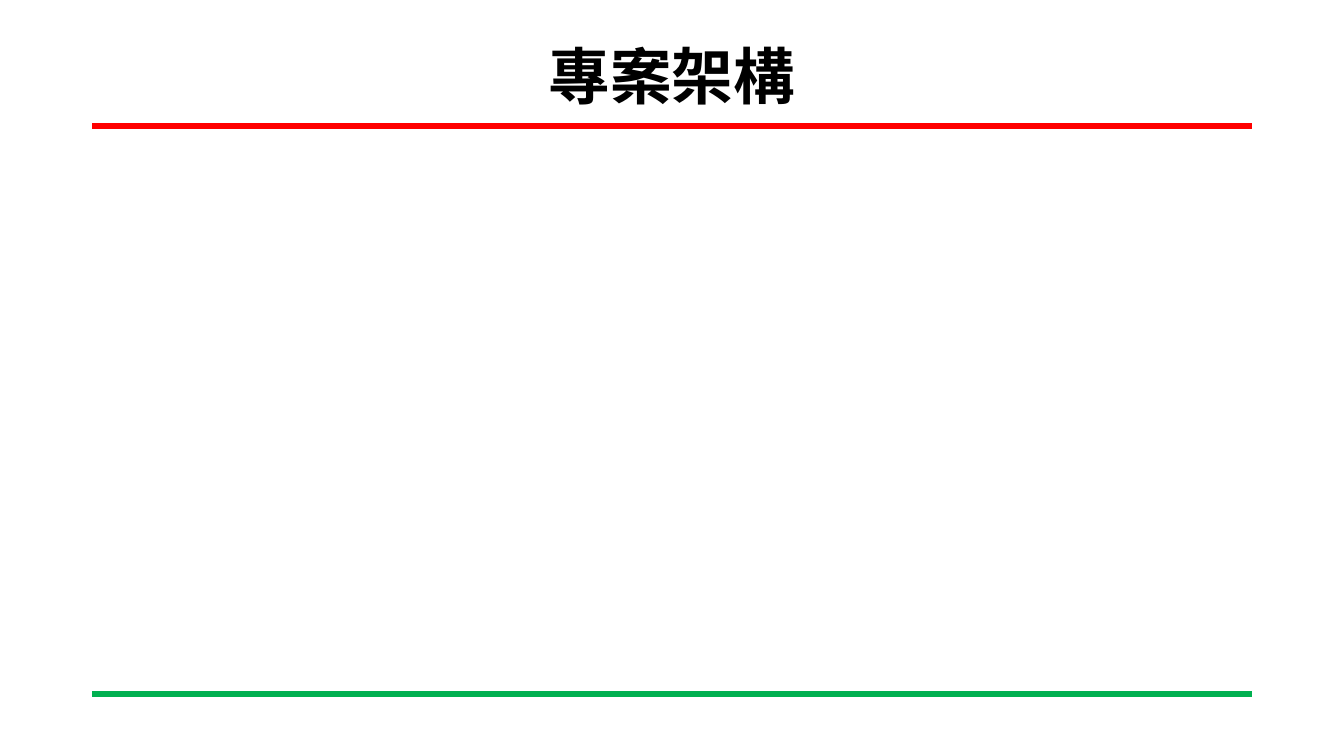
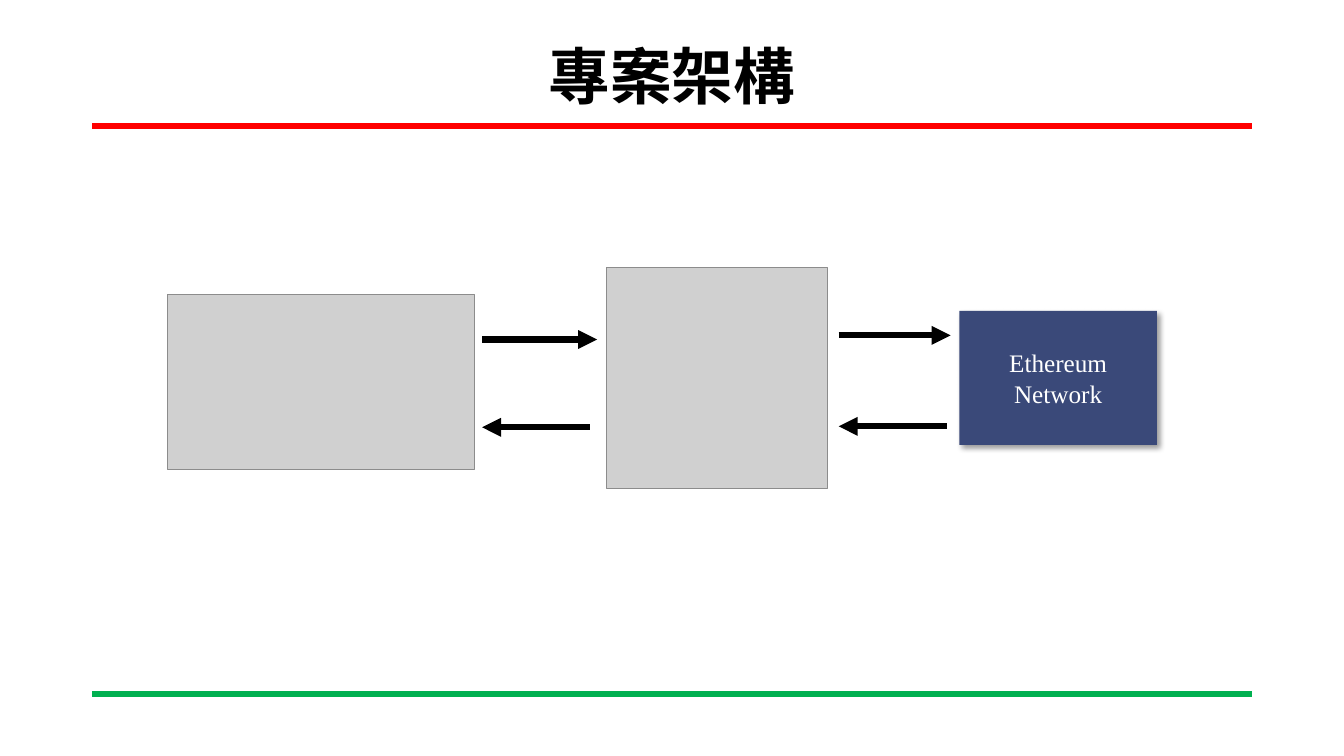
Before and after one commit to San-Zero/Senior-Project, a slide deck: slide 12 of 專題-私有以太坊區塊鏈實作以及其硬體加速方法調查-劉益彤.pptx. Drawn at 1344x756 pixels with LibreOffice and Linux fonts; fonts in the diff are those of the drawing; grey boxes stand for pictures; background and template pictures are left out. Boxes give left, top, right and bottom in pixels: in the first picture for what was removed or moved away, otherwise in the second. Text is boxed around its words. In the diff, an @@ line names an element or a change of style, - is before the commit and + after.

```diff
--- a/專題-私有以太坊區塊鏈實作以及其硬體加速方法調查-劉益彤.pptx
+++ b/專題-私有以太坊區塊鏈實作以及其硬體加速方法調查-劉益彤.pptx
@@ group added at (167, 268, 1157, 489): 4 arrows, 2 pictures, 1 rectangle @@
+Ethereum
+Network
```
Also in this commit, not shown: 1 other slide changed, 3 other files.
